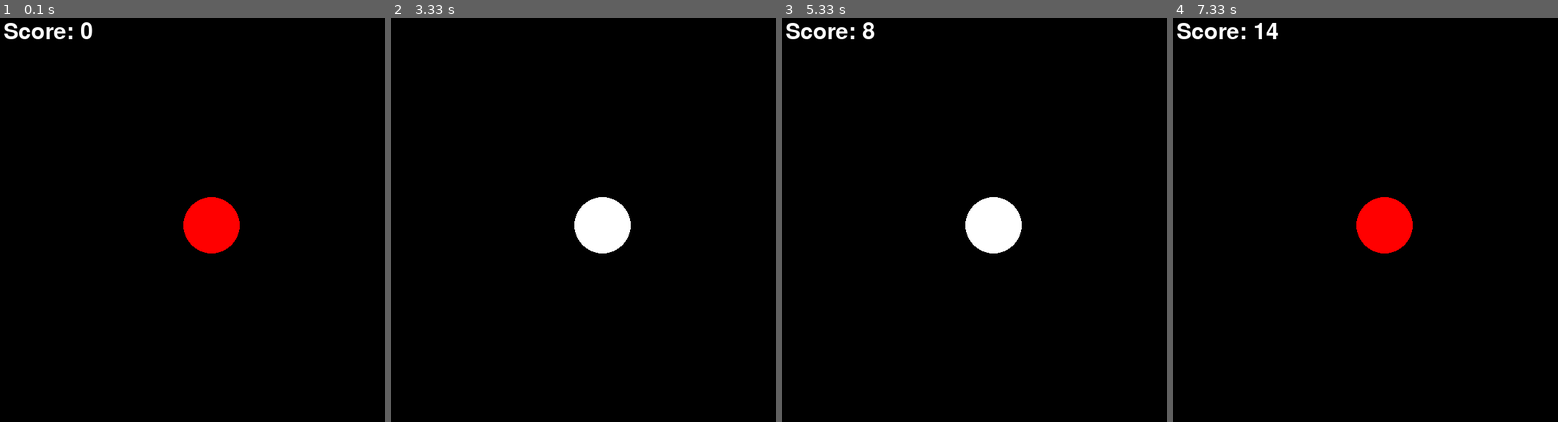
Above: before the commit, frames 1-4 (left to right).
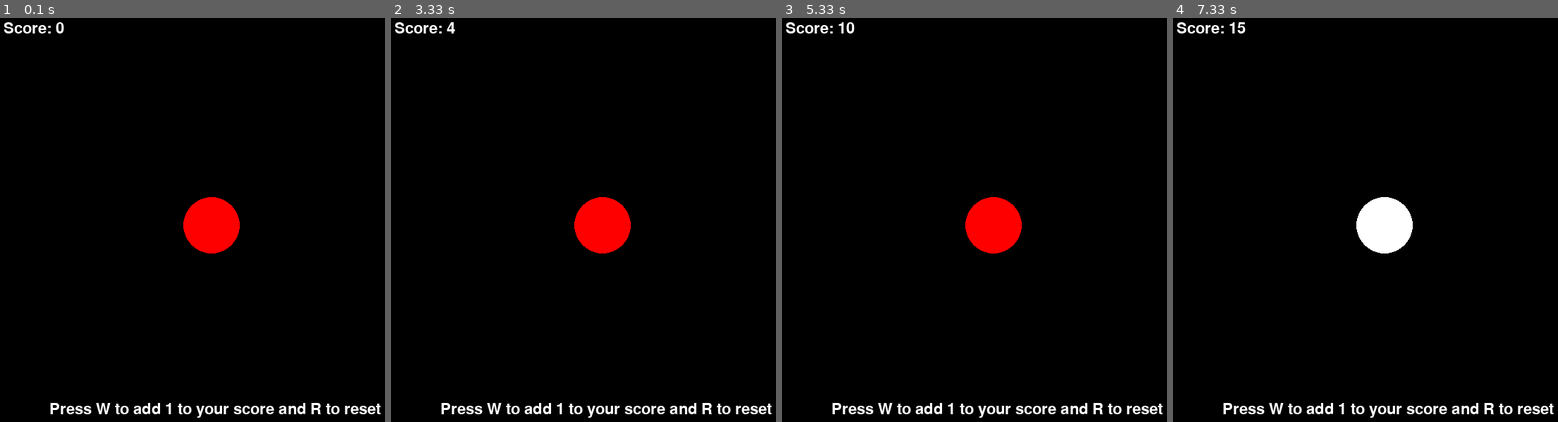
Above: after the commit, the same moments.

Repository: joshua11-1/mijn-pygame-games
Game: pygame game, started from cookie clicker clone.py
Same seed, same stepped clock (60 frames per second), same inputs: the game is played once before the commit and once after it.
Inputs (mouse positions are in pixels of both pictures, inside the frame that each line leads up to):
- Up to frame 1 (0.1 s): no input
- Up to frame 2 (3.33 s): hold R 0.33-0.8 s; tap W at 1.83, 2.23, 2.53, 3.07 s
- Up to frame 3 (5.33 s): tap W at 3.37, 3.57, 3.87, 4.47, 4.8, 5.1 s; click (1105, 187) at 4.12 s
- Up to frame 4 (7.33 s): tap W at 5.63, 5.93, 6.3, 6.7, 7, 7.2 s

The runs differ from the first frame. In frame 1, 1.6% of the frame differs, in the area x 0-99%, y 1-99%; in frame 2, 2.9%; in frame 3, 3.2%; in frame 4, 3.2%.

Commit message:
Update cookie clicker clone.py

Diff:
--- a/cookie clicker clone.py
+++ b/cookie clicker clone.py
@@ -12,7 +12,7 @@
 player_pos = pygame.Vector2(screen.get_width() / 2, screen.get_height() / 2)
 pygame.display.set_caption('cookie clicker clone')
 
-font = pygame.font.Font('freesansbold.ttf', 32)
+font = pygame.font.Font('freesansbold.ttf', 22)
 
 while True:
     for event in pygame.event.get():
@@ -22,15 +22,21 @@
     screen.fill(BLACK)
 
     pygame.draw.circle(screen, 'red' ,player_pos, 40)
+    pygame.mouse.set_visible(False)
 
 
     keys = pygame.key.get_pressed()
     if keys[pygame.K_w]:
         SCORE = SCORE + 1
         pygame.draw.circle(screen, 'white' ,player_pos, 40)
-        sleep(0.3)
-        print(SCORE)
+        sleep(0.2)
 
+    if keys[pygame.K_r]:
+        SCORE = 0
+        sleep(0.7)
+
+    text2 = font.render('Press W to add 1 to your score and R to reset', True, 'white')
+    screen.blit(text2, (70 ,550))
     text = font.render('Score: ' + str(SCORE), True, 'white')
     screen.blit(text, (5, 10))
 
